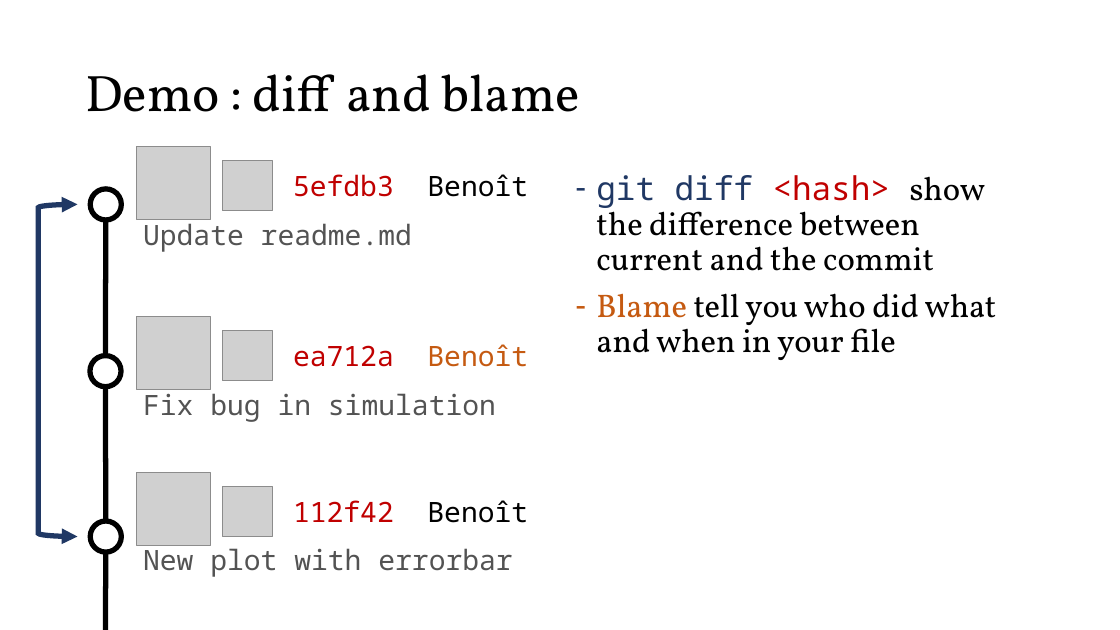
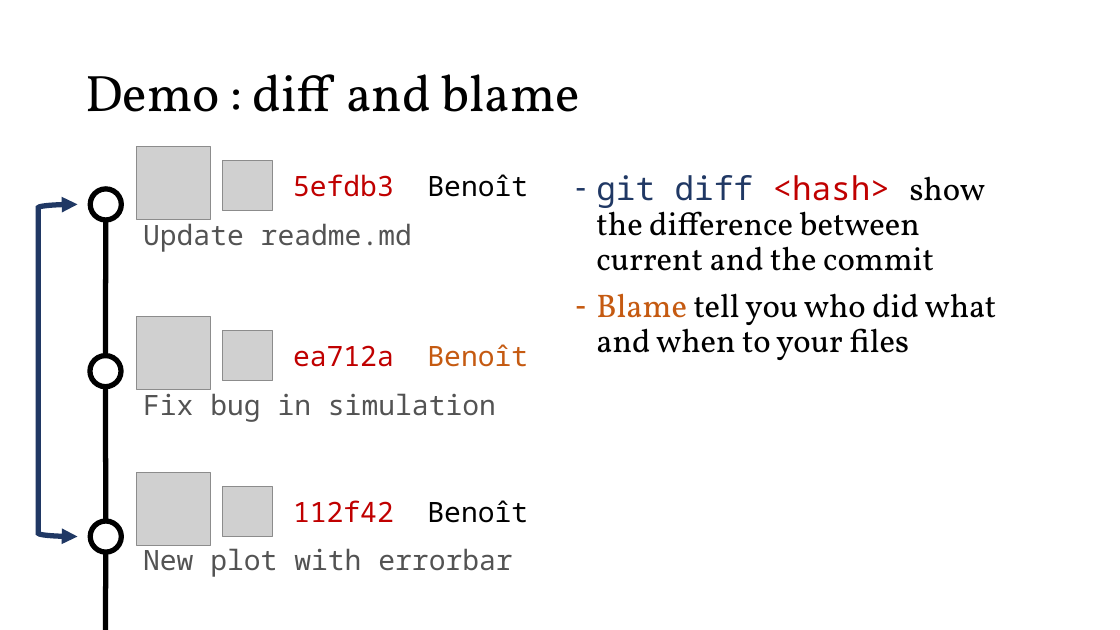
Before and after one commit to meny12/GitEssentials, a slide deck: slide 14 of git_workshop.pptx. Drawn at 1120x630 pixels with LibreOffice and Linux fonts; fonts in the diff are those of the drawing; grey boxes stand for pictures. Boxes give left, top, right and bottom in pixels: in the first picture for what was removed or moved away, otherwise in the second. Text is boxed around its words. In the diff, an @@ line names an element or a change of style, - is before the commit and + after.

```diff
--- a/git_workshop.pptx
+++ b/git_workshop.pptx
@@ text at (x1=596, y1=293, x2=997, y2=360): text changed @@
-– Blame tell you who did what and when in your file
+– Blame tell you who did what and when to your files
```
Also in this commit, not shown: 3 other slides changed, 1 slide added.
